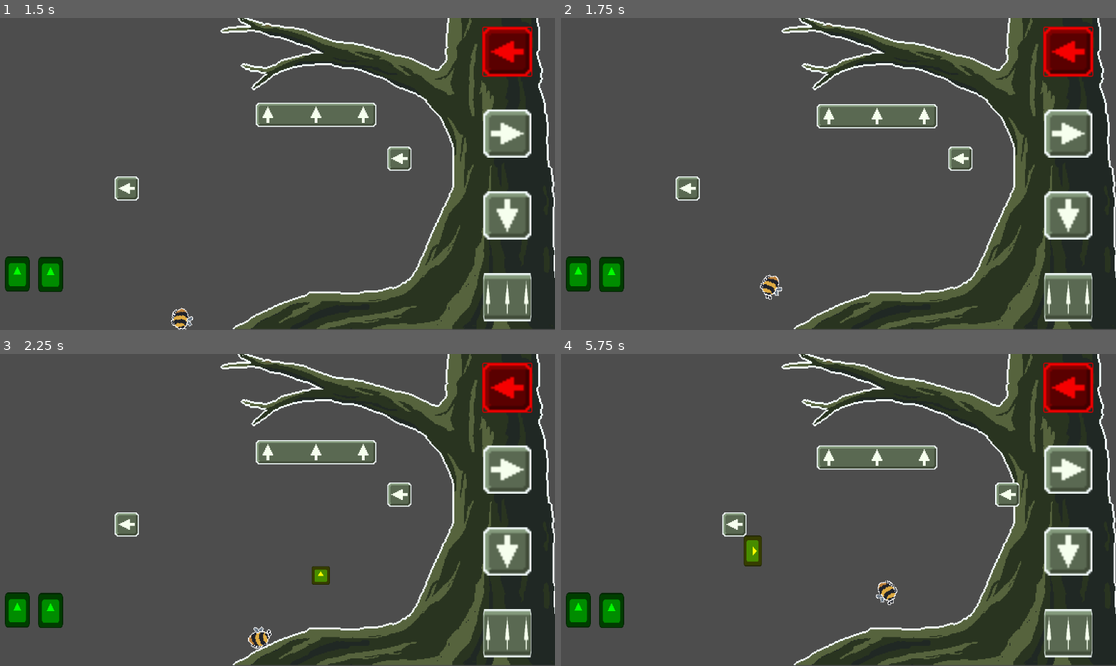
Above: before the commit, frames 1-4 (two rows, left to right).
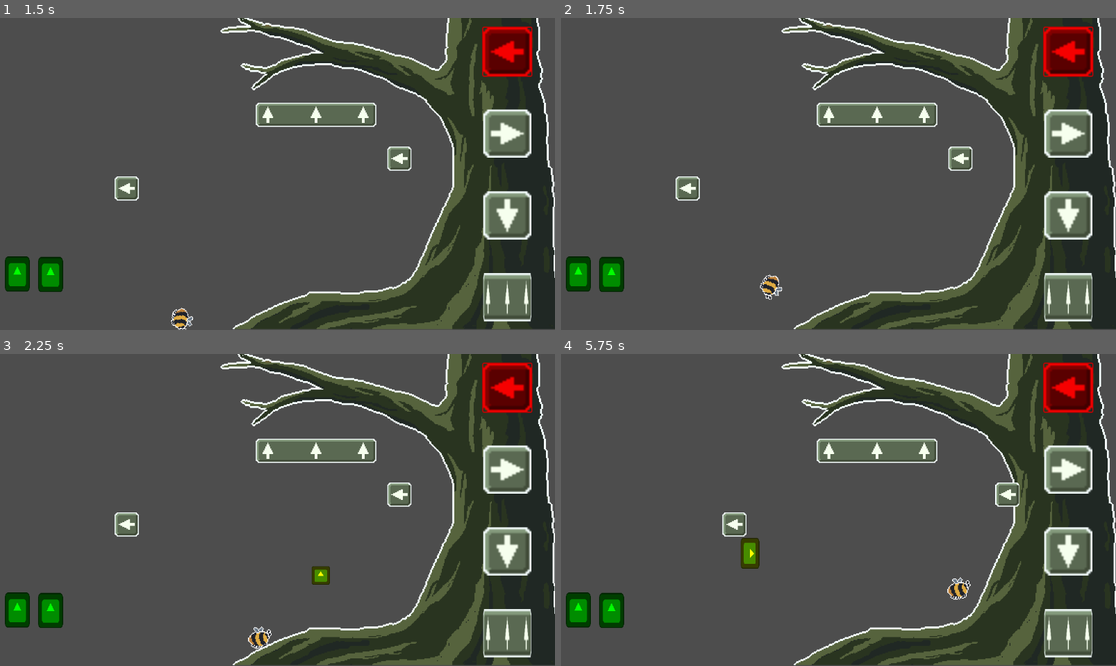
Above: after the commit, the same moments.

Repository: schmertenk/platformer
Game: Godot game, scene res://Game.tscn
Same seed, same stepped clock (60 frames per second), same inputs: the game is played once before the commit and once after it. The engine's default icon, where the game draws it, is replaced by a stand-in: a white triangle on a blue panel in a dark square.
Inputs (mouse positions are in pixels of both pictures, inside the frame that each line leads up to):
- Up to frame 1 (1.5 s): click (505, 52) at 0.52 s; tap Enter at 1.25 s; move the mouse to (399, 158) at 1.27 s; hold Right (right) from 1.28 s (still down); click (399, 158) at 1.35 s
- Up to frame 2 (1.75 s): keep holding Right (right); tap Space (jump) at 1.52 s
- Up to frame 3 (2.25 s): keep holding Right (right); move the mouse to (399, 494) at 2.02 s; right-click (399, 494) at 2.1 s
- Up to frame 4 (5.75 s): tap Space (jump) at 2.27, 3.77, 4.52, 5.27 s; move the mouse to (894, 441) at 2.77 s; release Right (right) at 2.78 s; hold Left (left) 2.78-3.53 s; click (894, 441) at 2.85 s; move the mouse to (810, 572) at 3.52 s; hold Right (right) 3.53-5.03 s; right-click (810, 572) at 3.6 s; move the mouse to (1005, 556) at 4.27 s; click (1005, 556) at 4.35 s; move the mouse to (672, 463) at 5.02 s; hold Left (left) from 5.03 s (still down); right-click (672, 463) at 5.1 s

Frame 1 is identical in both runs. In frame 2, 0.6% of the frame differs, in the area x 46-68%, y 27-36%; in frame 3, 0.6%; in frame 4, 2.0%, in the area x 32-74%, y 27-81%.

Commit message:
edited Globals

Diff:
--- a/Game.tscn
+++ b/Game.tscn
@@ -17,7 +17,6 @@
 
 [node name="Player" parent="." instance=ExtResource("1_r2aue")]
 position = Vector2(341, 116)
-test_mode = true
 
 [node name="StaticBody2D" type="StaticBody2D" parent="."]
 
--- a/Globals/Global.gd
+++ b/Globals/Global.gd
@@ -1,5 +1,5 @@
 extends Node
 
 const gravity = 9.8
-var control_platforms = { 'W': false, 'A': true, 'S': false, 'D': false, 'Space': true, 'Shift': false}
+var control_platforms = { 'W': false, 'A': false, 'S': false, 'D': false, 'Space': false, 'Shift': false}
 var game:Game
